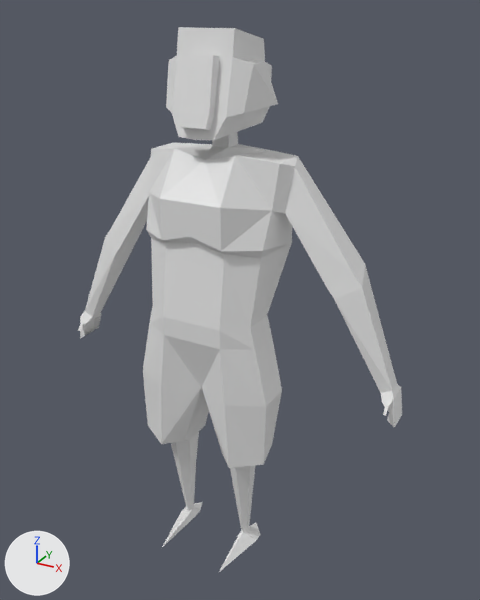
The Blender file models/working_art/player.blend as it was, and as the next commit left it.
Both versions are drawn from a 50 mm camera at (1.86, -3.01, 3.26) aimed at (0.09, 0.21, 1.65). The axes (+X, +Y, +Z) are drawn at lower left. The lights are the same throughout.

Script lines for the objects in view, before the commit:
```python
me_cylinder = bpy.data.meshes.new('Cylinder')
me_cylinder.from_pydata(...)  # 139 vertices, 123 faces; spans x -20.0..0.0, y -5.4..8.2, z -3.1..53.3
ob_cylinder = bpy.data.objects.new('Cylinder', me_cylinder)
ob_cylinder.location = (0.0, 0.0, 0.177)
ob_cylinder.scale = (0.0561, 0.0561, 0.0561)
_m = ob_cylinder.modifiers.new('Mirror', 'MIRROR')
_m.use_clip = True
```
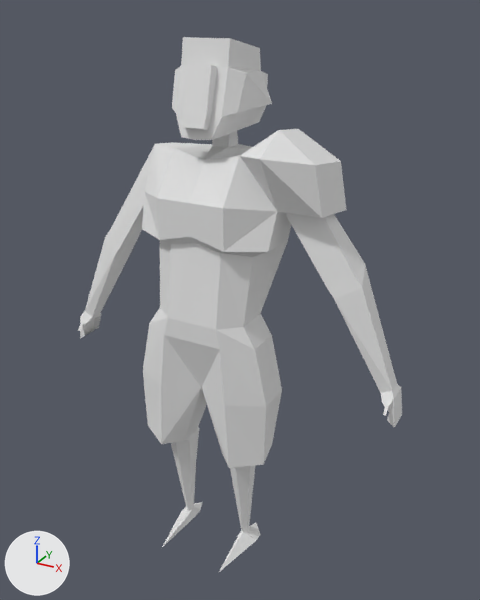
What changed in the scene script:
```text
Add mat_uv:
    mat_uv = diffuse_material('UV')
    mat_uv.base_color = (0.8, 0.8, 0.8)  # white #e7e7e7
Change me_cylinder:
    used by ob_cylinder; location = (0.0, 0.0, 0.177); scale = (0.0561, 0.0561, 0.0561)
    remove me_cylinder.from_pydata(...)  # 139 vertices, 123 faces; spans x -20.0..0.0, y -5.4..8.2, z -3.1..53.3
    add me_cylinder.from_pydata(...)  # 262 vertices, 275 faces; spans x -20.0..20.0, y -5.4..9.7, z -3.1..52.5
    me_cylinder part 1
    14 vertices are removed from x -7.9..0.0, y -3.5..8.2, z 10.3..53.3
    29 faces are deleted
    4 vertices in x -4.0..-3.3, y -3.5..7.0, z 26.2..46.3 move by (0.6, 0.0, 0.0)
    3 vertices in x -3.3..-1.6, y -2.0..5.8, z 32.3..46.2 move by (0.3, 0.0, 0.0)
    3 vertices in x -1.6..-1.4, y -2.2..-1.1, z 44.9..46.0 move by (0.2, 0.0, 0.0)
    22 vertices move from x -7.2..0.0, y -3.1..8.2, z 26.2..53.3 to x -7.7..1.2, y -3.1..8.2, z 26.2..52.5
    137 vertices are added at x -7.8..20.0, y -5.4..9.7, z -3.1..52.5
    181 new faces join them
    add me_cylinder.materials.append(mat_uv)  # white #e7e7e7
Change ob_cylinder:
    remove _m = ob_cylinder.modifiers.new('Mirror', 'MIRROR')
    remove _m.use_clip = True
```

What differs and where, as boxes (x1, y1, x2, y2) in the pictures (480 x 600 px):
'Cylinder', reshaped, modifiers changed: before (78, 27, 402, 572); after (78, 37, 402, 572)
part 1 of me_cylinder, built on: before (115, 27, 361, 432); after (115, 37, 361, 429)
